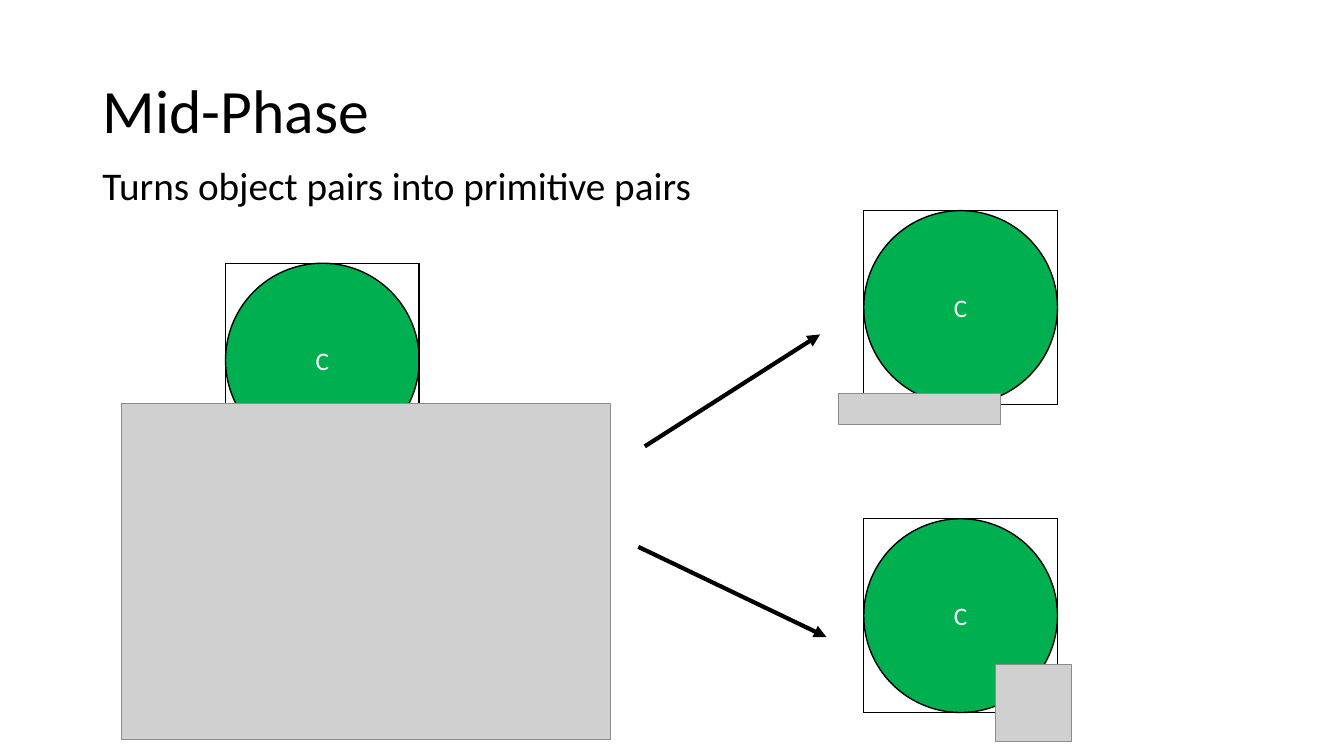
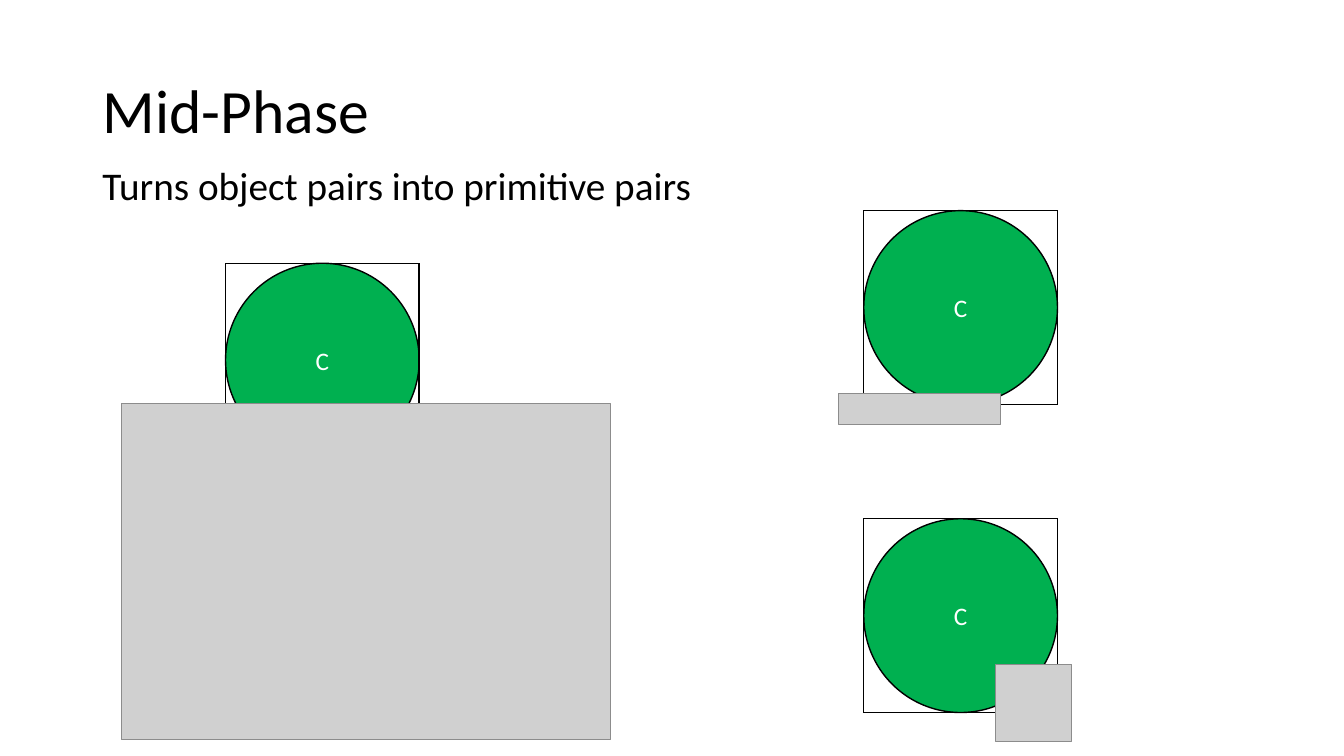
Before and after one commit to jodavis42/Presentations, a slide deck: slide 8 of CS350/SpatialPartitionIntro.pptx. Drawn at 1344x756 pixels with LibreOffice and Linux fonts; fonts in the diff are those of the drawing; grey boxes stand for pictures. Boxes give left, top, right and bottom in pixels: in the first picture for what was removed or moved away, otherwise in the second. Text is boxed around its words. In the diff, an @@ line names an element or a change of style, - is before the commit and + after.

```diff
--- a/CS350/SpatialPartitionIntro.pptx
+++ b/CS350/SpatialPartitionIntro.pptx
@@ arrow (645, 447) - (821, 335): stroke #000000 3 pt to #FFFFFF 3 pt @@
@@ arrow (638, 547) - (827, 637): stroke #000000 3 pt to #FFFFFF 3 pt @@
```
Also in this commit, not shown: 1 other file.
